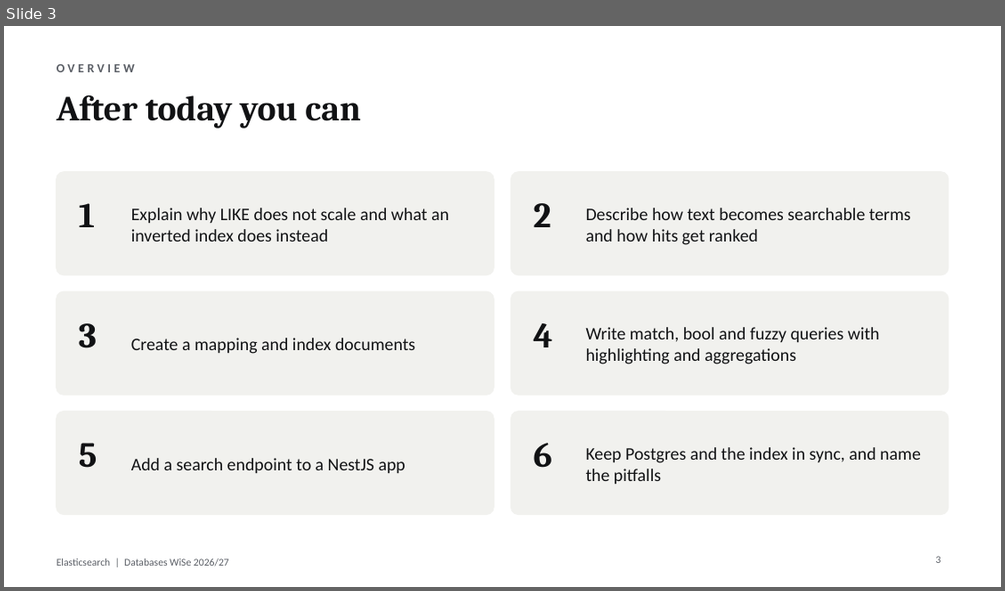
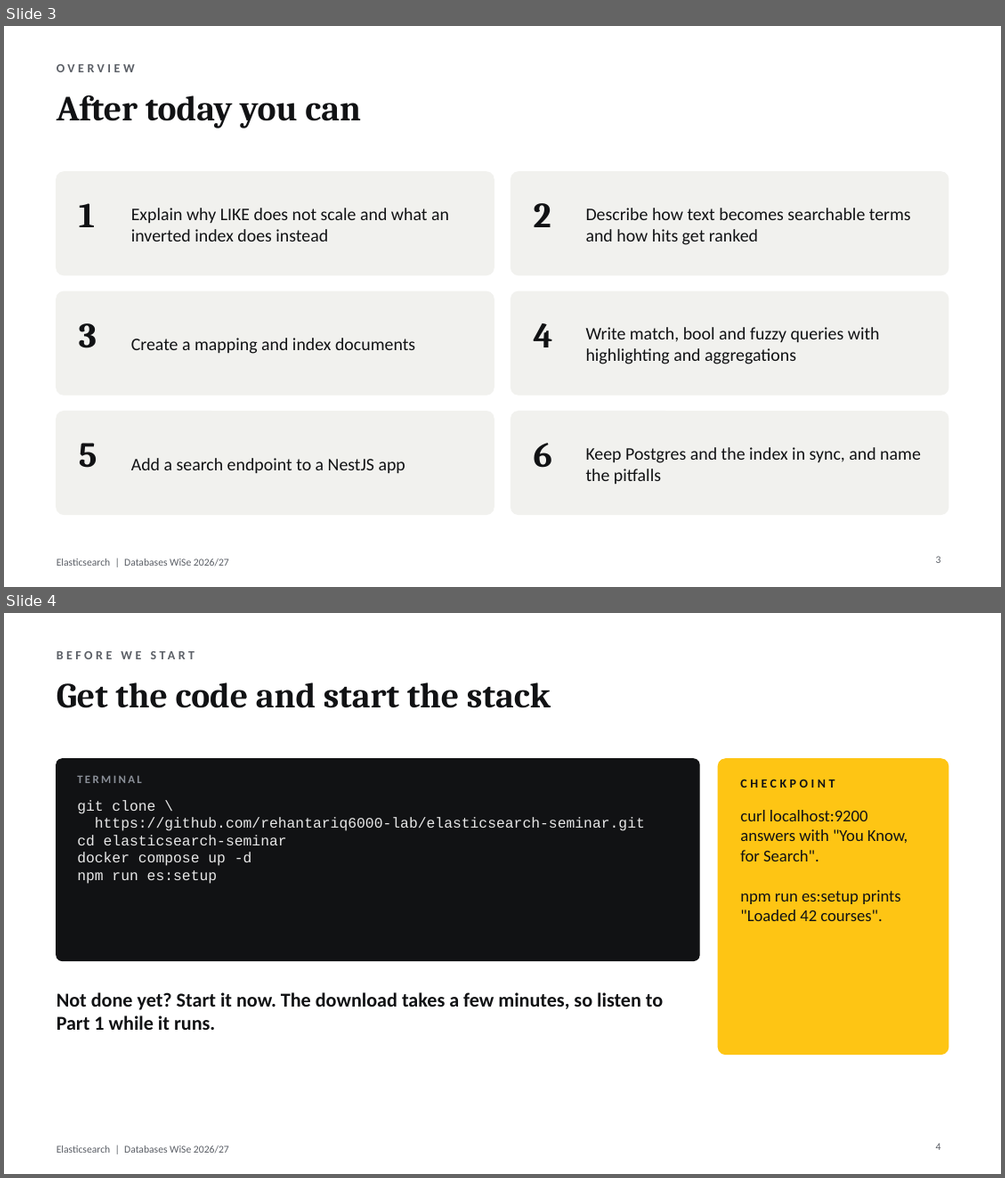
Before and after one commit to rehantariq6000-lab/elasticsearch-seminar, a slide deck: slides/Elasticsearch(RS).pptx. Shown one above the other, each under a label of ours: slide 3 before the commit, slides 3 and 4 after it. The pictures are 1005x591 and 1005x1178 pixels, drawn with LibreOffice and Linux fonts; fonts in the diff are those of the drawing. Boxes give left, top, right and bottom in pixels: in the first picture for what was removed or moved away, otherwise in the second. Text is boxed around its words. In the diff, an @@ line names an element or a change of style, - is before the commit and + after.

Commit message:
Update slides (59 slides: get the code, checkpoints, app map, finale, recap) and the presenter guide

```diff
--- a/slides/Elasticsearch(RS).pptx
+++ b/slides/Elasticsearch(RS).pptx
@@ slide 4 added at [4,613,1001,1174], background #FFFFFF; not listed: 1 template element that a slide beside it also shows @@
@@ text added at [57,644,655,666], 12 pt, text #5B5F66, bold @@
+BEFORE WE START
@@ title added at [57,682,550,708], 34 pt, text #111214, bold @@
+Get the code and start the stack
@@ rounded rectangle added at [57,759,699,961], fill #111214, outline #111214 1 pt @@
@@ rounded rectangle added at [718,759,948,1054], fill #FEC514, outline #FEC514 1 pt @@
@@ text added at [77,775,142,783], 11 pt, text #8A8F98, bold @@
+TERMINAL
@@ text added at [740,779,834,787], 12 pt, text #111214, bold @@
+CHECKPOINT
@@ text added at [77,800,645,884], 14 pt, text #E8E8E8 @@
+git clone \
+https://github.com/rehantariq6000-lab/elasticsearch-seminar.git
+cd elasticsearch-seminar
+docker compose up -d
+npm run es:setup
@@ text added at [740,810,907,921], 16 pt, text #111214 @@
+curl localhost:9200 answers with "You Know, for Search".
+npm run es:setup prints "Loaded 42 courses".
@@ text added at [57,992,663,1030], 19 pt, text #111214, bold @@
+Not done yet? Start it now. The download takes a few minutes, so listen to Part 1 while it runs.
@@ page number added at [936,1143,941,1150], 10 pt, text #5B5F66 @@
+4
```
Also in this commit, not shown: 6 slides changed, 4 other slides added, 1 slide removed, 1 other file.
